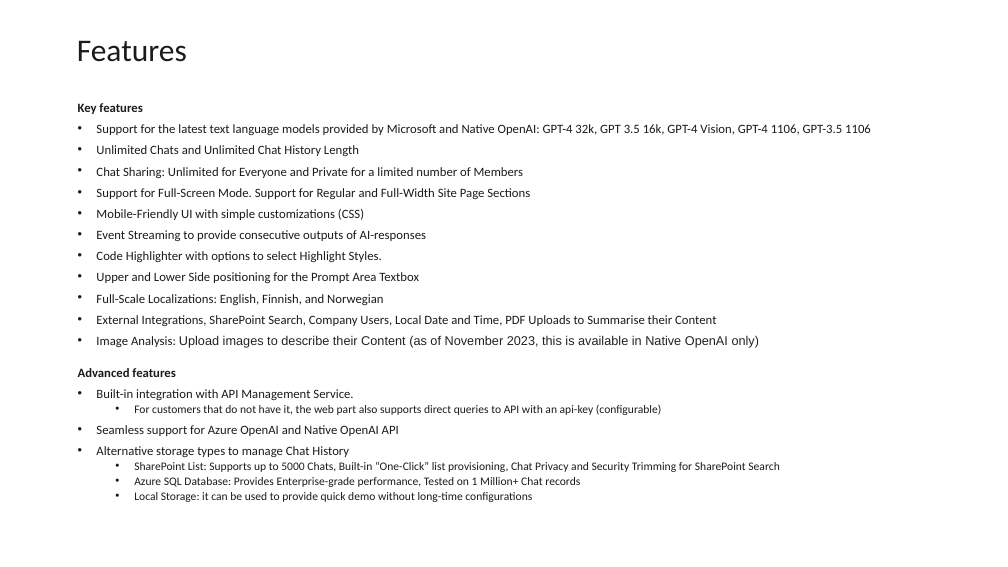
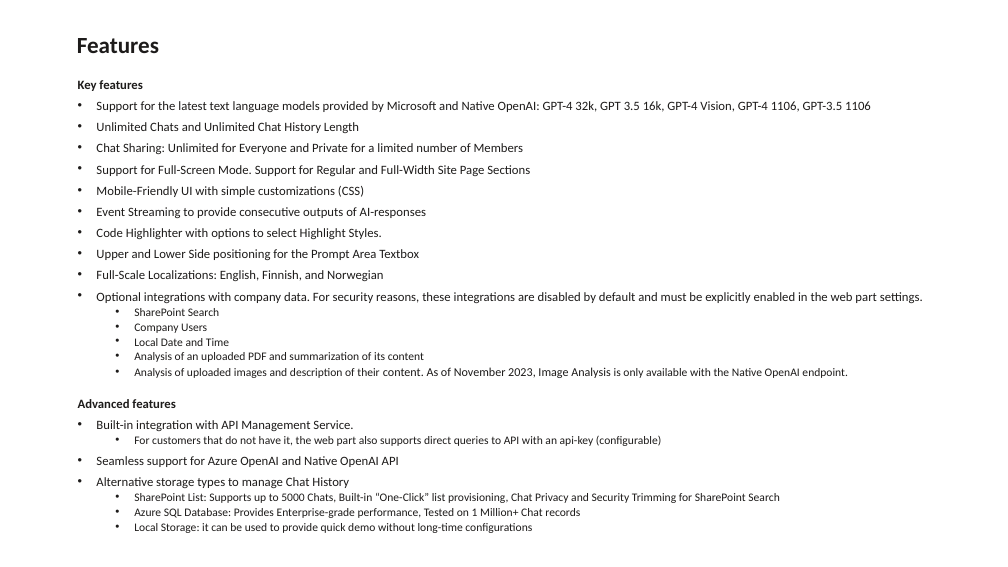
Before and after one commit to Paul-Borisov/react-azure-open-ai-chat-web-part-spfx, a slide deck: slide 6 of docs/azure-openai-chat-web-part-presentation.pptx (slide 5 before the commit). Drawn at 1008x567 pixels with LibreOffice and Linux fonts; fonts in the diff are those of the drawing. Boxes give left, top, right and bottom in pixels: in the first picture for what was removed or moved away, otherwise in the second. Text is boxed around its words. In the diff, an @@ line names an element or a change of style, - is before the commit and + after.

```diff
--- a/docs/azure-openai-chat-web-part-presentation.pptx
+++ b/docs/azure-openai-chat-web-part-presentation.pptx
@@ title "Features" at [77,38,159,53]: size 30 to 22 pt, bold on @@
@@ text "Key features": place and size @@
-text "Key features" at [78,103,871,502]
+text "Key features" at [78,80,923,533]
@@ text at [96,292,923,378]: text changed; size 12.1 to 11 pt @@
-• External Integrations, SharePoint Search, Company Users, Local Date and Time, PDF Uploads to Summarise their Content
-• Image Analysis: Upload images to describe their Content (as of November 2023, this is available in Native OpenAI only)
+• Optional integrations with company data. For security reasons, these integrations are disabled by default and must be explicitly enabled in the web part settings.
+  • SharePoint Search
+  • Company Users
+  • Local Date and Time
+  • Analysis of an uploaded PDF and summarization of its content
+  • Analysis of uploaded images and description of their content. As of November 2023, Image Analysis is only available with the Native OpenAI endpoint.
```
Also in this commit, not shown: 9 other slides changed, 1 slide added, 2 other files.
